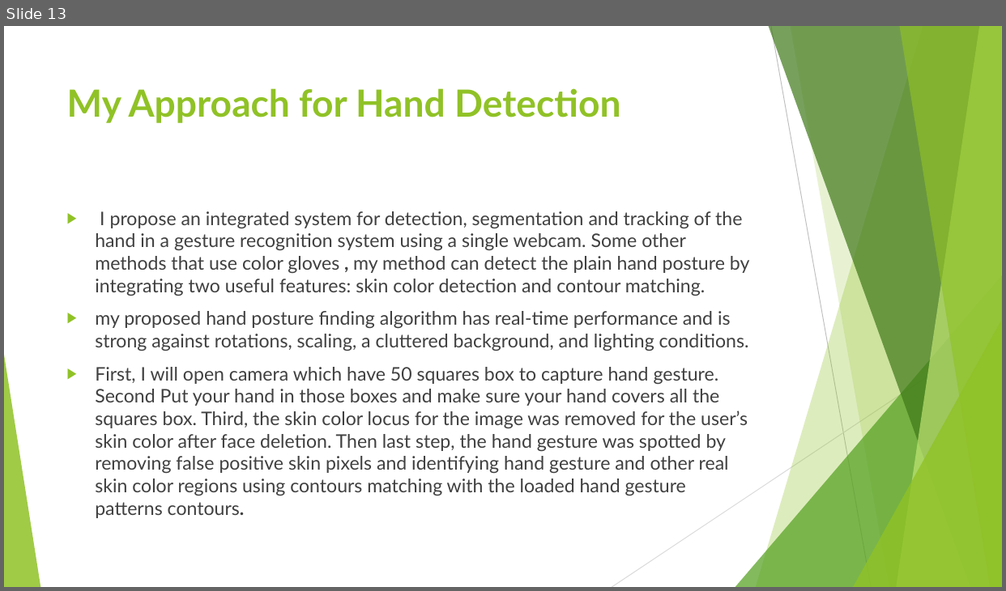
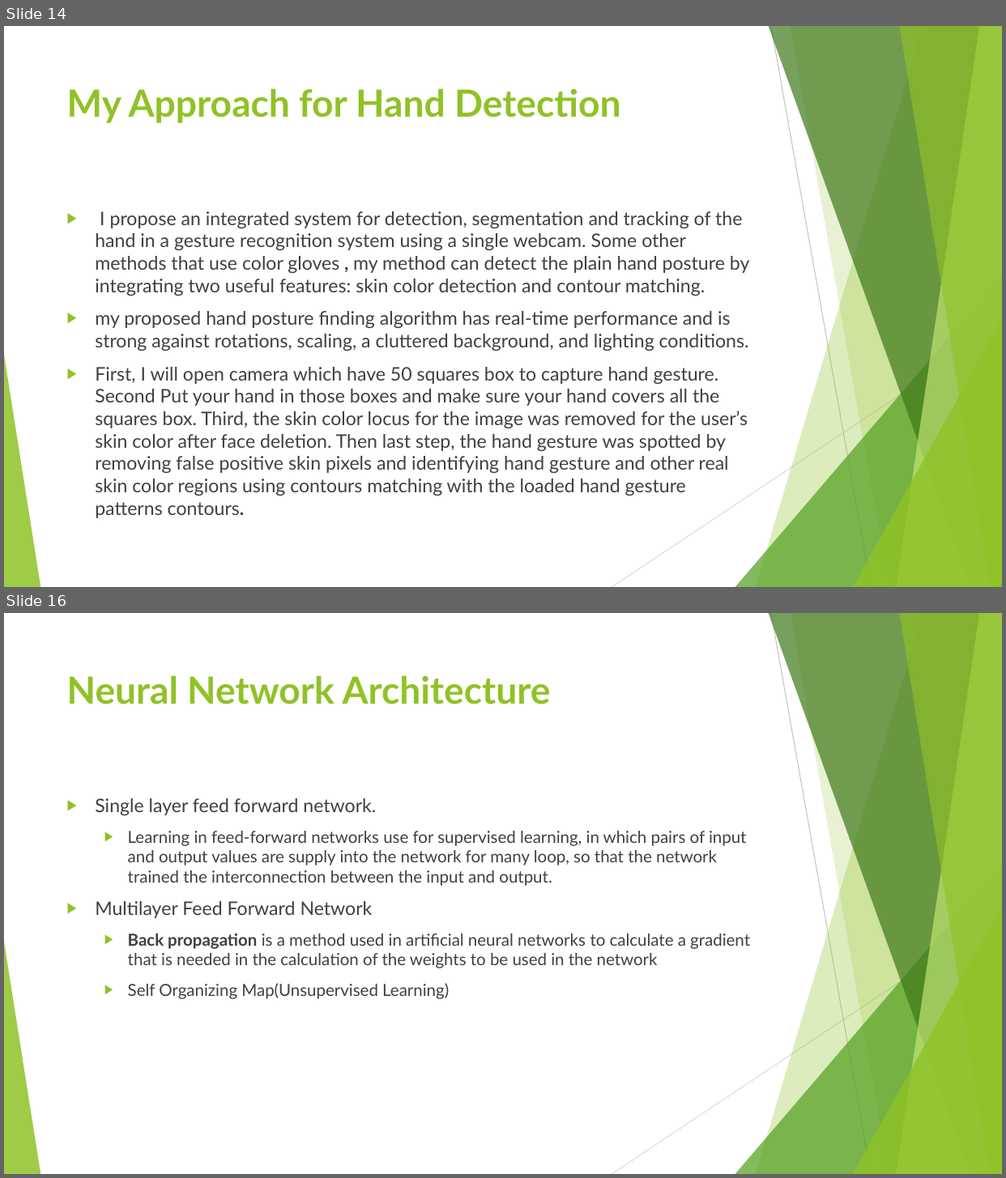
Before and after one commit to sandipgoswami/Mythesis, a slide deck: Sign language/Thesis PPT 0362577.pptx. Shown one above the other, each under a label of ours: slide 13 before the commit, slides 14 and 16 after it; the slides between them are not shown. The pictures are 1006x591 and 1006x1178 pixels, drawn with LibreOffice and Linux fonts; fonts in the diff are those of the drawing. Boxes give left, top, right and bottom in pixels: in the first picture for what was removed or moved away, otherwise in the second. Text is boxed around its words. In the diff, an @@ line names an element or a change of style, - is before the commit and + after.

```diff
--- a/Sign language/Thesis PPT 0362577.pptx
+++ b/Sign language/Thesis PPT 0362577.pptx
@@ slide 16 added at [4, 613, 1002, 1174], background #FFFFFF; not listed: 10 template elements that a slide beside it also shows @@
@@ title added at [67, 675, 551, 705], 36 pt, text #90C226, bold @@
+Neural Network Architecture
@@ text added at [95, 798, 750, 999], 16 pt, text #404040 @@
+▶ Single layer feed forward network.
+  ▶ Learning in feed-forward networks use for supervised learning, in which pairs of input and output values are supply into the network for many loop, so that the network trained the interconnection between the input and output.
+▶ Multilayer Feed Forward Network
+  ▶ Back propagation is a method used in artificial neural networks to calculate a gradient that is needed in the calculation of the weights to be used in the network
+  ▶ Self Organizing Map(Unsupervised Learning)
@@ what was slide 13 is now slide 14 @@
```
Also in this commit, not shown: 1 slide changed, 6 other slides added, 1 slide removed, 15 other files.
